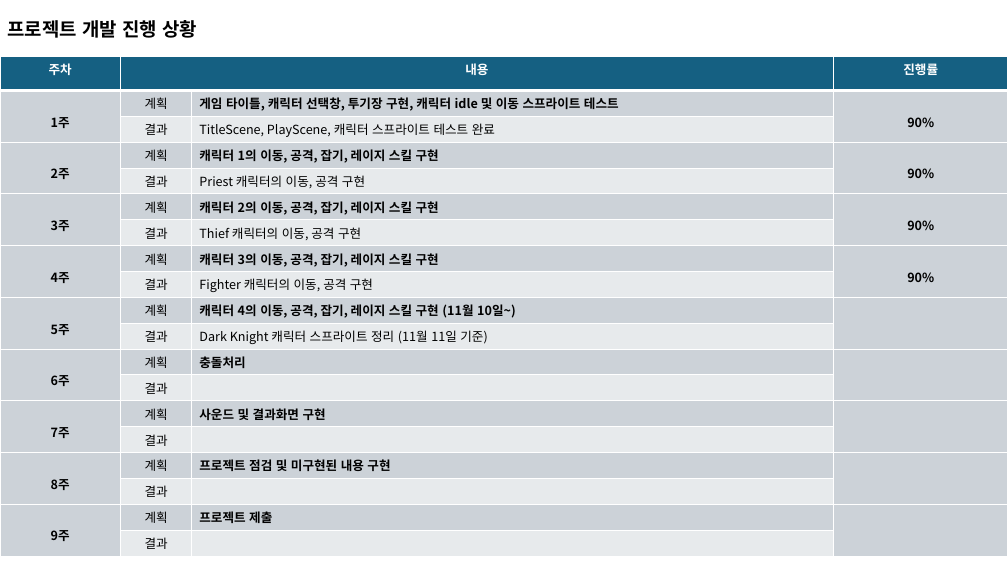
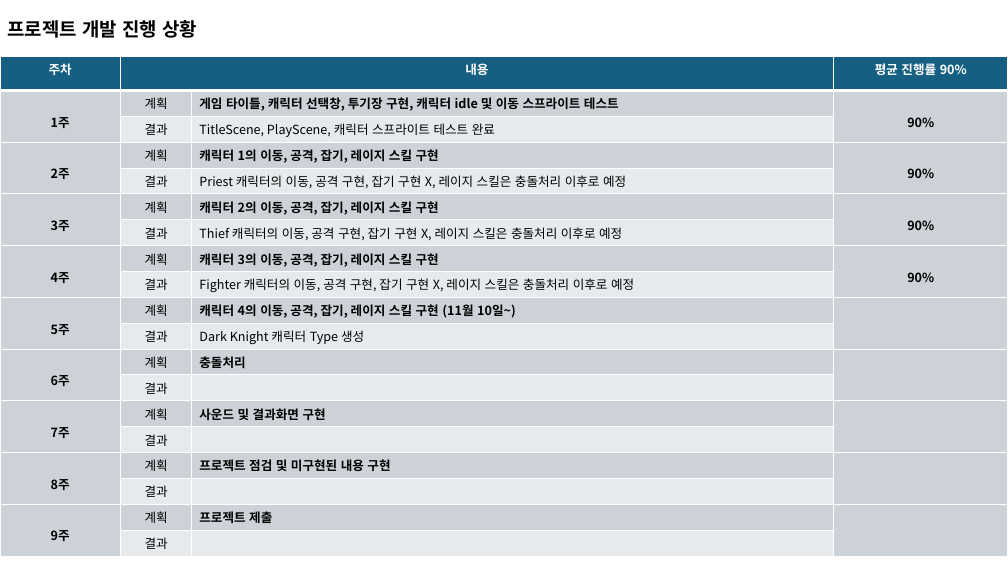
Before and after one commit to moveofearth/2DGP-Project, a slide deck: slide 2 of PresentationRes/2DGP 2차 발표.pptx. Drawn at 1008x567 pixels with LibreOffice and Linux fonts; fonts in the diff are those of the drawing. Boxes give left, top, right and bottom in pixels: in the first picture for what was removed or moved away, otherwise in the second. Text is boxed around its words. In the diff, an @@ line names an element or a change of style, - is before the commit and + after.

```diff
--- a/PresentationRes/2DGP 2차 발표.pptx
+++ b/PresentationRes/2DGP 2차 발표.pptx
@@ table at [0, 56, 1008, 553] @@
-row 1, column 4: 진행률
+row 1, column 4: 평균 진행률 90%
-row 5, column 3: Priest 캐릭터의 이동, 공격 구현
+row 5, column 3: Priest 캐릭터의 이동, 공격 구현, 잡기 구현 X, 레이지 스킬은 충돌처리 이후로 예정
-row 7, column 3: Thief 캐릭터의 이동, 공격 구현
+row 7, column 3: Thief 캐릭터의 이동, 공격 구현, 잡기 구현 X, 레이지 스킬은 충돌처리 이후로 예정
-row 9, column 3: Fighter 캐릭터의 이동, 공격 구현
+row 9, column 3: Fighter 캐릭터의 이동, 공격 구현, 잡기 구현 X, 레이지 스킬은 충돌처리 이후로 예정
-row 11, column 3: Dark Knight 캐릭터 스프라이트 정리 (11월 11일 기준)
+row 11, column 3: Dark Knight 캐릭터 Type 생성
```
Also in this commit, not shown: 5 other files.
